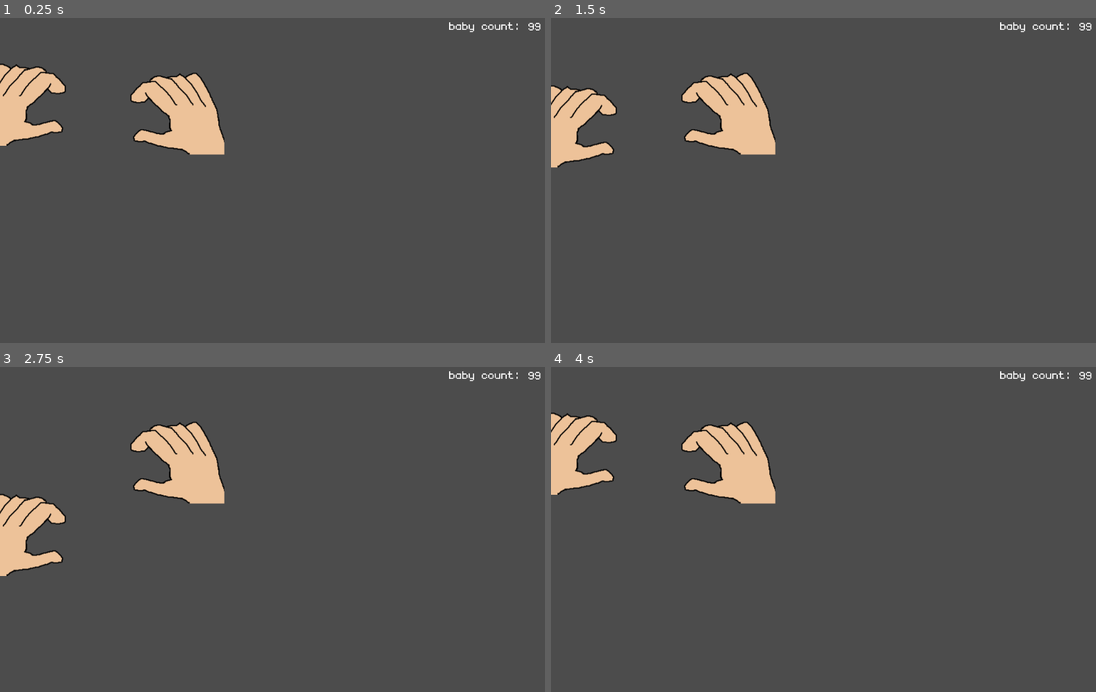
Above: before the commit, frames 1-4 (two rows, left to right).
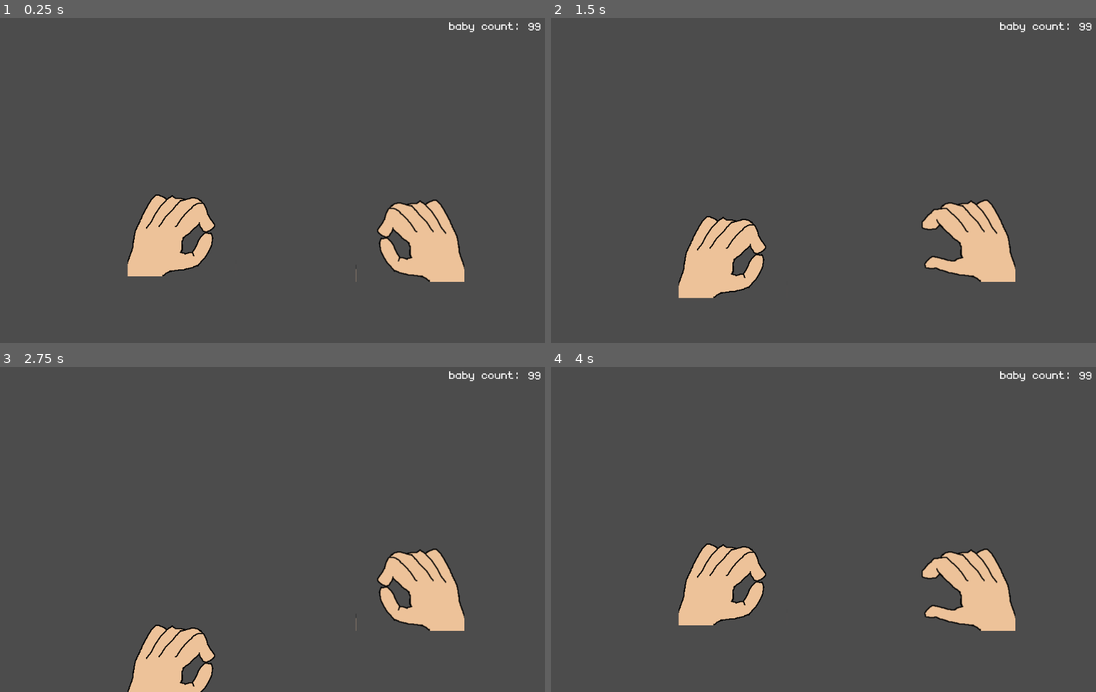
Above: after the commit, the same moments.

Repository: Hammster/mini-gamejam-nov-2019
Game: Godot game, scene res://default.tscn
Two runs of this game, one before a commit and one after it. Both use one fixed random seed, a clock stepped at 60 frames per second and the inputs below.
Inputs:
- Up to frame 1 (0.25 s): no input
- Up to frame 2 (1.5 s): tap Enter at 0.5 s; hold P (pinch_right_hand, bound only after the commit) 0.53-1.28 s; tap Space at 1.25 s; hold S (left_hand_down) from 1.28 s (still down)
- Up to frame 3 (2.75 s): release S (left_hand_down) at 2.03 s; hold P (pinch_right_hand, bound only after the commit) from 2.03 s (still down)
- Up to frame 4 (4 s): tap Enter at 2.75 s; release P (pinch_right_hand, bound only after the commit) at 2.78 s; hold W (left_hand_up) 2.78-3.53 s; hold Q (pinch_left_hand, bound only after the commit) from 3.53 s (still down)

The runs differ from the first frame. In frame 1, 11% of the frame differs, in the area x 0-86%, y 14-82%; in frame 2, 11%; in frame 3, 10%; in frame 4, 11%.

Commit message:
hands can now pinch using Q and P buttons

Diff:
--- a/Left Hand.gd
+++ b/Left Hand.gd
@@ -12,6 +12,12 @@
 
 # Processes input for this hand
 func get_input():
+	#pinching
+	if Input.is_action_pressed("pinch_left_hand"):
+		$Sprite.frame = 1
+	if Input.is_action_just_released("pinch_left_hand"):
+		$Sprite.frame = 0
+	#movement
 	velocity = Vector2()
 	if Input.is_action_pressed("left_hand_right"):
 		velocity.x += 1
--- a/Right Hand.gd
+++ b/Right Hand.gd
@@ -12,6 +12,12 @@
 
 # Processes input for this hand
 func get_input():
+	#pinching
+	if Input.is_action_pressed("pinch_right_hand"):
+		$Sprite.frame = 1
+	if Input.is_action_just_released("pinch_right_hand"):
+		$Sprite.frame = 0
+	#movement
 	velocity = Vector2()
 	if Input.is_action_pressed("right_hand_right"):
 		velocity.x += 1
--- a/default.tscn
+++ b/default.tscn
@@ -1,41 +1,9 @@
-[gd_scene load_steps=7 format=2]
+[gd_scene load_steps=5 format=2]
 
 [ext_resource path="res://bigger_text.tres" type="DynamicFont" id=1]
 [ext_resource path="res://Right Hand.gd" type="Script" id=2]
 [ext_resource path="res://assets/hand.png" type="Texture" id=3]
 [ext_resource path="res://Left Hand.gd" type="Script" id=4]
-
-[sub_resource type="Animation" id=1]
-resource_name = "pinch"
-loop = true
-tracks/0/type = "value"
-tracks/0/path = NodePath("Sprite:frame")
-tracks/0/interp = 1
-tracks/0/loop_wrap = true
-tracks/0/imported = false
-tracks/0/enabled = true
-tracks/0/keys = {
-"times": PoolRealArray( 0, 0.7 ),
-"transitions": PoolRealArray( 1, 1 ),
-"update": 1,
-"values": [ 0, 1 ]
-}
-
-[sub_resource type="Animation" id=2]
-resource_name = "pinch"
-loop = true
-tracks/0/type = "value"
-tracks/0/path = NodePath("Sprite:frame")
-tracks/0/interp = 1
-tracks/0/loop_wrap = true
-tracks/0/imported = false
-tracks/0/enabled = true
-tracks/0/keys = {
-"times": PoolRealArray( 0, 0.7 ),
-"transitions": PoolRealArray( 1, 1 ),
-"update": 1,
-"values": [ 0, 1 ]
-}
 
 [node name="Node2D" type="Node2D"]
 
@@ -63,23 +31,19 @@
 script = ExtResource( 2 )
 
 [node name="Sprite" type="Sprite" parent="Right Hand"]
-position = Vector2( 312.231, 152.242 )
+position = Vector2( 754.478, 386.513 )
 texture = ExtResource( 3 )
 offset = Vector2( 1, 0 )
 hframes = 2
-
-[node name="AnimationPlayer" type="AnimationPlayer" parent="Right Hand"]
-anims/pinch = SubResource( 1 )
+frame = 1
 
 [node name="Left Hand" type="KinematicBody2D" parent="."]
 scale = Vector2( -1, 1 )
 script = ExtResource( 4 )
 
 [node name="Sprite" type="Sprite" parent="Left Hand"]
-position = Vector2( -49.1158, 135.532 )
+position = Vector2( -335.979, 376.975 )
 texture = ExtResource( 3 )
 offset = Vector2( 1, 0 )
 hframes = 2
-
-[node name="AnimationPlayer" type="AnimationPlayer" parent="Left Hand"]
-anims/pinch = SubResource( 2 )
+frame = 1
--- a/project.godot
+++ b/project.godot
@@ -61,6 +61,16 @@
 "events": [ Object(InputEventKey,"resource_local_to_scene":false,"resource_name":"","device":0,"alt":false,"shift":false,"control":false,"meta":false,"command":false,"pressed":false,"scancode":59,"unicode":0,"echo":false,"script":null)
  ]
 }
+pinch_left_hand={
+"deadzone": 0.5,
+"events": [ Object(InputEventKey,"resource_local_to_scene":false,"resource_name":"","device":0,"alt":false,"shift":false,"control":false,"meta":false,"command":false,"pressed":false,"scancode":81,"unicode":0,"echo":false,"script":null)
+ ]
+}
+pinch_right_hand={
+"deadzone": 0.5,
+"events": [ Object(InputEventKey,"resource_local_to_scene":false,"resource_name":"","device":0,"alt":false,"shift":false,"control":false,"meta":false,"command":false,"pressed":false,"scancode":80,"unicode":0,"echo":false,"script":null)
+ ]
+}
 
 [rendering]
 
